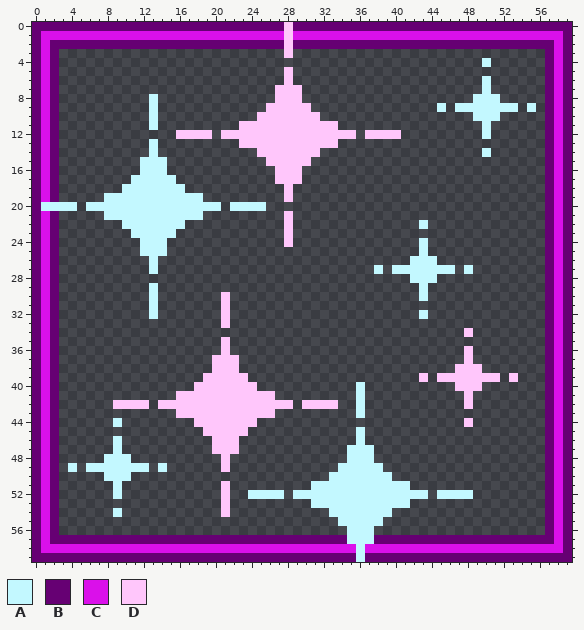
Pixel-art sprite, stored at assets/filters/icon.png. The picture above is the old version.
The file is 60x60 pixels.
Palette (. is transparent): A #c3f8ff  B #660073  C #da10ea  D #ffc6fb
New version:
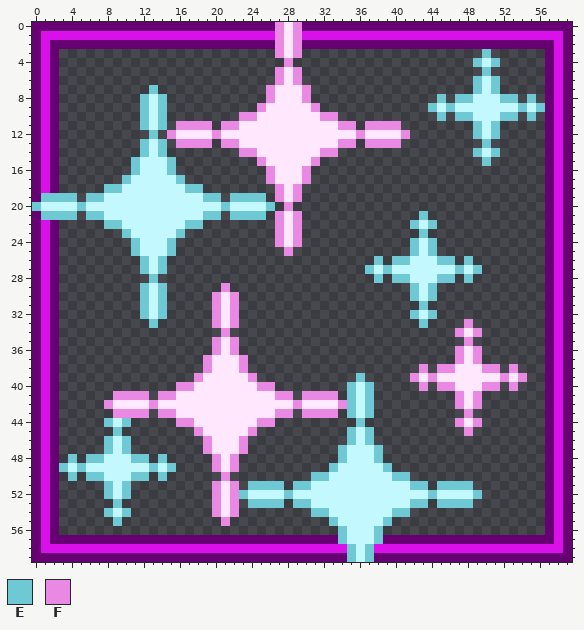
Colours new in this view: E #6ec9d5  F #ea89e3
Log entry: Updating filter icons
Change:
colour D: #ffc6fb -> #ffe7fd
y 0: x 27 B -> F; x 29 B -> F
y 1: x 27 C -> F; x 29 C -> F
y 2: x 27 B -> F; x 29 B -> F
y 3: x 27 . -> F; x 29 . -> F; x 50 . -> E
y 4: x 28 . -> F; x 49 . -> E; x 51 . -> E
y 5: x 27 . -> F; x 29 . -> F; x 50 . -> E
y 6: x 27 . -> F; x 29 . -> F; x 49 . -> E; x 51 . -> E
y 7: x 13 . -> E; x 26 . -> F; x 30 . -> F; x 49 . -> E; x 51 . -> E
y 8: x 12 . -> E; x 14 . -> E; x 26 . -> F; x 30 . -> F; x 45 . -> E; x 47..48 .. -> EE; x 52..53 .. -> EE; x 55 . -> E
y 9: x 12 . -> E; x 14 . -> E; x 25 . -> F; x 31 . -> F; x 44 . -> E; x 46 . -> E; x 54 . -> E; x 56 . -> E
y 10: x 12 . -> E; x 14 . -> E; x 23..24 .. -> FF; x 32..33 .. -> FF; x 45 . -> E; x 47..48 .. -> EE; x 52..53 .. -> EE; x 55 . -> E
y 11: x 12 . -> E; x 14 . -> E; x 16..19 .... -> FFFF; x 21..22 .. -> FF; x 34..35 .. -> FF; x 37..40 .... -> FFFF; x 49 . -> E; x 51 . -> E
y 12: x 13 . -> E; x 15 . -> F; x 20 . -> F; x 36 . -> F; x 41 . -> F; x 49 . -> E; x 51 . -> E
y 13: x 12 . -> E; x 14 . -> E; x 16..19 .... -> FFFF; x 21..22 .. -> FF; x 34..35 .. -> FF; x 37..40 .... -> FFFF; x 50 . -> E
y 14: x 12 . -> E; x 14 . -> E; x 23..24 .. -> FF; x 32..33 .. -> FF; x 49 . -> E; x 51 . -> E
y 15: x 11 . -> E; x 15 . -> E; x 25 . -> F; x 31 . -> F; x 50 . -> E
y 16: x 11 . -> E; x 15 . -> E; x 26 . -> F; x 30 . -> F
y 17: x 10 . -> E; x 16 . -> E; x 26 . -> F; x 30 . -> F
y 18: x 8..9 .. -> EE; x 17..18 .. -> EE; x 27 . -> F; x 29 . -> F
y 19: x 1..4 CB.. -> EEEE; x 6..7 .. -> EE; x 19..20 .. -> EE; x 22..25 .... -> EEEE; x 27 . -> F; x 29 . -> F
y 20: x 0 B -> E; x 5 . -> E; x 21 . -> E; x 26 . -> E; x 28 . -> F
y 21: x 1..4 CB.. -> EEEE; x 6..7 .. -> EE; x 19..20 .. -> EE; x 22..25 .... -> EEEE; x 27 . -> F; x 29 . -> F; x 43 . -> E
y 22: x 8..9 .. -> EE; x 17..18 .. -> EE; x 27 . -> F; x 29 . -> F; x 42 . -> E; x 44 . -> E
y 23: x 10 . -> E; x 16 . -> E; x 27 . -> F; x 29 . -> F; x 43 . -> E
y 24: x 11 . -> E; x 15 . -> E; x 27 . -> F; x 29 . -> F; x 42 . -> E; x 44 . -> E
y 25: x 11 . -> E; x 15 . -> E; x 28 . -> F; x 42 . -> E; x 44 . -> E
y 26: x 12 . -> E; x 14 . -> E; x 38 . -> E; x 40..41 .. -> EE; x 45..46 .. -> EE; x 48 . -> E
y 27: x 12 . -> E; x 14 . -> E; x 37 . -> E; x 39 . -> E; x 47 . -> E; x 49 . -> E
y 28: x 13 . -> E; x 38 . -> E; x 40..41 .. -> EE; x 45..46 .. -> EE; x 48 . -> E
y 29: x 12 . -> E; x 14 . -> E; x 21 . -> F; x 42 . -> E; x 44 . -> E
y 30: x 12 . -> E; x 14 . -> E; x 20 . -> F; x 22 . -> F; x 42 . -> E; x 44 . -> E
y 31: x 12 . -> E; x 14 . -> E; x 20 . -> F; x 22 . -> F; x 43 . -> E
y 32: x 12 . -> E; x 14 . -> E; x 20 . -> F; x 22 . -> F; x 42 . -> E; x 44 . -> E
y 33: x 13 . -> E; x 20 . -> F; x 22 . -> F; x 43 . -> E; x 48 . -> F
y 34: x 21 . -> F; x 47 . -> F; x 49 . -> F
y 35: x 20 . -> F; x 22 . -> F; x 48 . -> F
y 36: x 20 . -> F; x 22 . -> F; x 47 . -> F; x 49 . -> F
y 37: x 19 . -> F; x 23 . -> F; x 47 . -> F; x 49 . -> F
y 38: x 19 . -> F; x 23 . -> F; x 43 . -> F; x 45..46 .. -> FF; x 50..51 .. -> FF; x 53 . -> F
y 39: x 18 . -> F; x 24 . -> F; x 36 . -> E; x 42 . -> F; x 44 . -> F; x 52 . -> F; x 54 . -> F
y 40: x 16..17 .. -> FF; x 25..26 .. -> FF; x 35 . -> E; x 37 . -> E; x 43 . -> F; x 45..46 .. -> FF; x 50..51 .. -> FF; x 53 . -> F
y 41: x 9..12 .... -> FFFF; x 14..15 .. -> FF; x 27..28 .. -> FF; x 30..33 .... -> FFFF; x 35 . -> E; x 37 . -> E; x 47 . -> F; x 49 . -> F
y 42: x 8 . -> F; x 13 . -> F; x 29 . -> F; x 34..35 .. -> FE; x 37 . -> E; x 47 . -> F; x 49 . -> F
y 43: x 9..12 .... -> FFFF; x 14..15 .. -> FF; x 27..28 .. -> FF; x 30..33 .... -> FFFF; x 35 . -> E; x 37 . -> E; x 48 . -> F
y 44: x 8 . -> E; x 10 . -> E; x 16..17 .. -> FF; x 25..26 .. -> FF; x 36 . -> E; x 47 . -> F; x 49 . -> F
y 45: x 9 . -> E; x 18 . -> F; x 24 . -> F; x 35 . -> E; x 37 . -> E; x 48 . -> F
y 46: x 8 . -> E; x 10 . -> E; x 19 . -> F; x 23 . -> F; x 35 . -> E; x 37 . -> E
y 47: x 8 . -> E; x 10 . -> E; x 19 . -> F; x 23 . -> F; x 34 . -> E; x 38 . -> E
y 48: x 4 . -> E; x 6..7 .. -> EE; x 11..12 .. -> EE; x 14 . -> E; x 20 . -> F; x 22 . -> F; x 34 . -> E; x 38 . -> E
y 49: x 3 . -> E; x 5 . -> E; x 13 . -> E; x 15 . -> E; x 20 . -> F; x 22 . -> F; x 33 . -> E; x 39 . -> E
y 50: x 4 . -> E; x 6..7 .. -> EE; x 11..12 .. -> EE; x 14 . -> E; x 21 . -> F; x 31..32 .. -> EE; x 40..41 .. -> EE
y 51: x 8 . -> E; x 10 . -> E; x 20 . -> F; x 22 . -> F; x 24..27 .... -> EEEE; x 29..30 .. -> EE; x 42..43 .. -> EE; x 45..48 .... -> EEEE
y 52: x 8 . -> E; x 10 . -> E; x 20 . -> F; x 22..23 .. -> FE; x 28 . -> E; x 44 . -> E; x 49 . -> E
y 53: x 9 . -> E; x 20 . -> F; x 22 . -> F; x 24..27 .... -> EEEE; x 29..30 .. -> EE; x 42..43 .. -> EE; x 45..48 .... -> EEEE
y 54: x 8 . -> E; x 10 . -> E; x 20 . -> F; x 22 . -> F; x 31..32 .. -> EE; x 40..41 .. -> EE
y 55: x 9 . -> E; x 21 . -> F; x 33 . -> E; x 39 . -> E
y 56: x 34 . -> E; x 38 . -> E
y 57: x 34 B -> E; x 38 B -> E
y 58: x 35 C -> E; x 37 C -> E
y 59: x 35 B -> E; x 37 B -> E
Where, in picture pixels (left, top, right, bottom), the same in both pictures:
changed: (32, 22, 545, 562)
